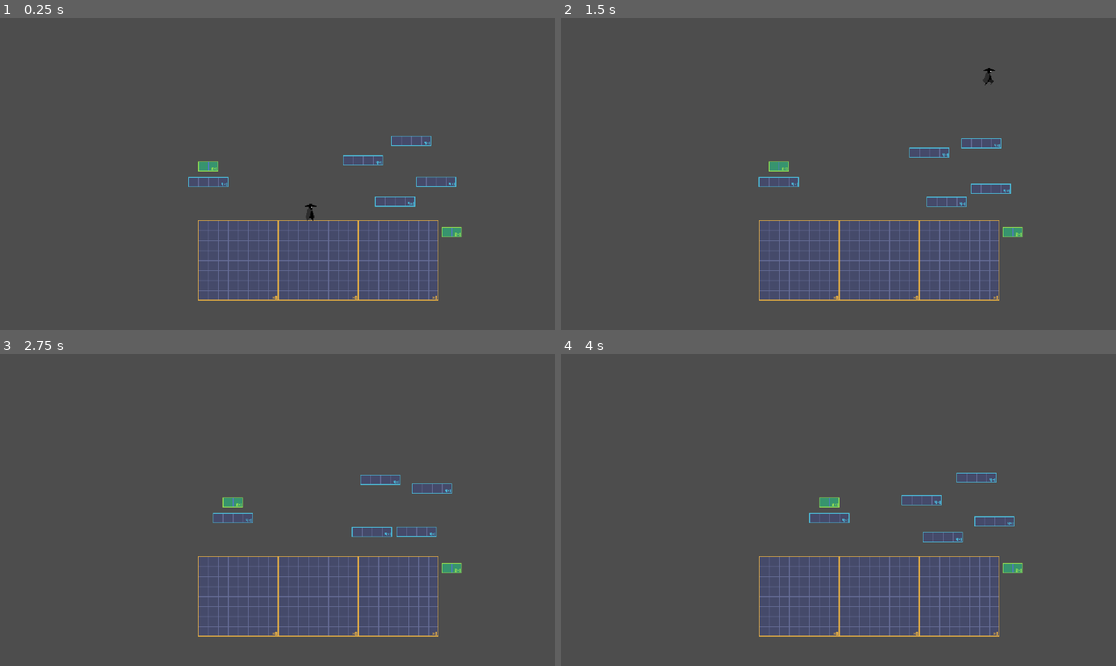
Above: before the commit, frames 1-4 (two rows, left to right).
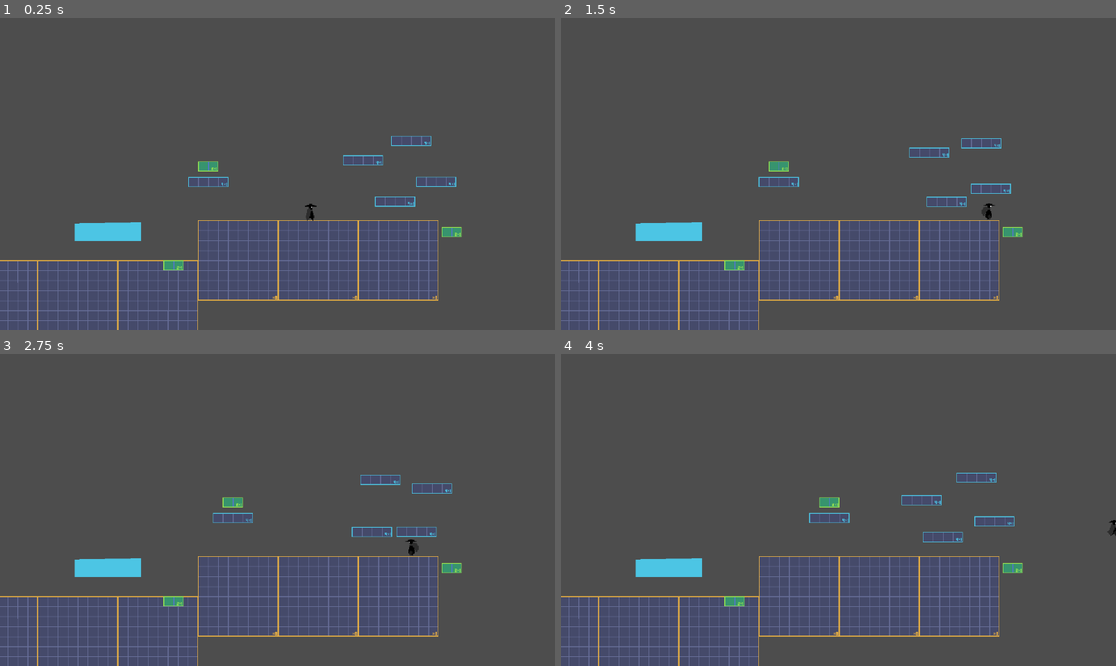
Above: after the commit, the same moments.

Repository: francosorbello/the-last-dance
Game: Godot game, scene res://tests/test.tscn
Two runs of this game, one before a commit and one after it. Both use one fixed random seed, a clock stepped at 60 frames per second and the inputs below. The project has no main scene, so this scene is started directly.
Inputs:
- Up to frame 1 (0.25 s): no input
- Up to frame 2 (1.5 s): hold C (freeze) 0.53-1.28 s; hold Right (move_right) from 0.53 s (still down); tap Space (jump) at 0.77, 0.8, 1.07, 1.35 s
- Up to frame 3 (2.75 s): tap Space (jump) at 1.52, 1.82, 2.3 s; tap C (freeze) at 1.55 s; release Right (move_right) at 2.03 s; hold Left (move_left) from 2.03 s (still down); hold C (freeze) from 2.03 s (still down)
- Up to frame 4 (4 s): release Left (move_left) at 2.78 s; release C (freeze) at 2.78 s; hold Right (move_right) from 2.78 s (still down); tap C (freeze) at 2.85 s; tap Space (jump) at 3.02, 3.32 s; hold Space (jump) from 3.53 s (still down)

The runs differ from the first frame. In frame 1, 8.7% of the frame differs, in the area x 0-36%, y 65-100%; in frame 2, 8.9%, in the area x 0-79%, y 16-100%; in frame 3, 8.8%; in frame 4, 8.8%.

Commit message:
changed moving belt to area 2d. moving belt is freezable now

Diff:
--- a/freezables/moving_belt/moving_belt.gd
+++ b/freezables/moving_belt/moving_belt.gd
@@ -3,32 +3,102 @@
 
 @export_tool_button("Create", "Callable") var create_belt_action = create_belt
 @export var width : float = 30
+@export var move_speed : float = 30
+
+var attached_entity : Node2D
+var prev_attached_entity : Node2D
+var prev_attached_parent : Node
+
+var moving_entity : bool = false
+
+
+func _ready():
+	create_belt()
 
 func create_belt():
+	if curve.get_baked_points().is_empty():
+		clear_belt()
+		return
 
-    if curve.get_baked_points().is_empty():
-        clear_belt()
-        return
+	var start_point = curve.get_baked_points()[0]
+	var end_point = curve.get_baked_points()[curve.get_baked_points().size()-1]
 
-    var start_point = curve.get_baked_points()[0]
-    var end_point = curve.get_baked_points()[curve.get_baked_points().size()-1]
-    print(curve.get_baked_points())
+	var p1 = Vector2(start_point.x,start_point.y + width/2)
+	var p2 = Vector2(end_point.x  , start_point.y + width/2)
+	var p3 = Vector2(end_point.x  , end_point.y - width/2)
+	var p4 = Vector2(start_point.x, start_point.y - width/2)
 
-    var p1 = Vector2(start_point.x,start_point.y + width/2)
-    var p2 = Vector2(end_point.x  , start_point.y + width/2)
-    var p3 = Vector2(end_point.x  , end_point.y - width/2)
-    var p4 = Vector2(start_point.x, start_point.y - width/2)
+	var polygon : PackedVector2Array = []
 
-    var polygon : PackedVector2Array = []
+	polygon.append(p1)
+	polygon.append(p2)
+	polygon.append(p3)
+	polygon.append(p4)
 
-    polygon.append(p1)
-    polygon.append(p2)
-    polygon.append(p3)
-    polygon.append(p4)
+	$Area2D/Polygon2D.polygon = polygon
+	$Area2D/CollisionPolygon2D.polygon = polygon
 
-    $StaticBody2D/Polygon2D.polygon = polygon
-    $StaticBody2D/CollisionPolygon2D.polygon = polygon
+func _physics_process(delta):
+	if moving_entity:
+		$AnchorPoint.progress += move_speed * delta
+		if is_equal_approx($AnchorPoint.progress_ratio,1.0):
+			$DisabledTimer.start()
+			detach()
+
 
 func clear_belt():
-    $StaticBody2D/Polygon2D.polygon = []
-    $StaticBody2D/CollisionPolygon2D.polygon = []
+	$Area2D/Polygon2D.polygon = []
+	$Area2D/CollisionPolygon2D.polygon = []
+
+func attach(entity : Node2D):
+	if moving_entity or entity.get_parent() == $AnchorPoint:
+		return
+
+	attached_entity = entity
+	prev_attached_parent = entity.get_parent()
+
+	entity.get_parent().remove_child(entity)
+
+	var distance = abs(entity.global_position.x - $AnchorPoint.global_position.x)
+	$AnchorPoint.progress += distance
+
+	$AnchorPoint.add_child(entity)
+	entity.position = Vector2.ZERO
+
+	moving_entity = true
+
+func detach():
+	$DisabledTimer.start()
+	if attached_entity:
+		$AnchorPoint.remove_child(attached_entity)
+
+		prev_attached_parent.add_child(attached_entity)
+		attached_entity.global_position = $AnchorPoint.global_position
+		attached_entity.detach_from_belt()
+
+		moving_entity = false
+
+	$AnchorPoint.progress_ratio = 0
+
+	prev_attached_entity = attached_entity
+	attached_entity = null
+	prev_attached_parent = null
+
+func _on_area_2d_body_entered(body:Node2D) -> void:
+	if $DisabledTimer.time_left > 0:
+		return
+
+	if $FreezableComponent.frozen:
+		return
+	# if prev_attached_entity and body == prev_attached_entity:
+	#     return
+
+	if body.has_method("can_be_attached") and body.can_be_attached():
+		body.attach_to_belt()
+		attach.call_deferred(body)
+	# 	attach(body)
+
+
+func _on_freezable_component_on_freeze_toggle(is_frozen: bool) -> void:
+	if is_frozen and attached_entity != null:
+		detach()
--- a/freezables/moving_belt/moving_belt.tscn
+++ b/freezables/moving_belt/moving_belt.tscn
@@ -1,18 +1,31 @@
-[gd_scene load_steps=4 format=3 uid="uid://dwhodtrhy5nid"]
+[gd_scene load_steps=5 format=3 uid="uid://dwhodtrhy5nid"]
 
 [ext_resource type="Script" uid="uid://c5oytandxvq6m" path="res://freezables/moving_belt/moving_belt.gd" id="1_yw4hm"]
 [ext_resource type="Texture2D" uid="uid://dgvp4j3v7donw" path="res://assets/platform.png" id="2_jmptf"]
+[ext_resource type="PackedScene" uid="uid://du2n7hnfpoyuw" path="res://freezables/freezable_component.tscn" id="3_q3xvv"]
 
-[sub_resource type="Curve2D" id="Curve2D_yjxk2"]
+[sub_resource type="Curve2D" id="Curve2D_jmptf"]
 bake_interval = 50.0
 
 [node name="MovingBelt" type="Path2D"]
-curve = SubResource("Curve2D_yjxk2")
+curve = SubResource("Curve2D_jmptf")
 script = ExtResource("1_yw4hm")
 
-[node name="StaticBody2D" type="StaticBody2D" parent="."]
+[node name="Area2D" type="Area2D" parent="."]
 
-[node name="Polygon2D" type="Polygon2D" parent="StaticBody2D"]
+[node name="Polygon2D" type="Polygon2D" parent="Area2D"]
 texture = ExtResource("2_jmptf")
 
-[node name="CollisionPolygon2D" type="CollisionPolygon2D" parent="StaticBody2D"]
+[node name="CollisionPolygon2D" type="CollisionPolygon2D" parent="Area2D"]
+
+[node name="AnchorPoint" type="PathFollow2D" parent="."]
+rotates = false
+loop = false
+
+[node name="DisabledTimer" type="Timer" parent="."]
+one_shot = true
+
+[node name="FreezableComponent" parent="." instance=ExtResource("3_q3xvv")]
+
+[connection signal="body_entered" from="Area2D" to="." method="_on_area_2d_body_entered"]
+[connection signal="on_freeze_toggle" from="FreezableComponent" to="." method="_on_freezable_component_on_freeze_toggle"]
--- a/player/player.gd
+++ b/player/player.gd
@@ -33,6 +33,15 @@
 func do_jump():
 	$StateMachine.transition_to("JumpingState")
 
+func can_be_attached() -> bool:
+	return true
+
+func attach_to_belt():
+	$StateMachine.transition_to("BeltingState")
+
+func detach_from_belt():
+	$StateMachine.transition_to("FallingState")
+
 #region Animations
 func play_idle_anim():
 	$AnimationPlayer.play("idle")
--- a/player/player.tscn
+++ b/player/player.tscn
@@ -9,6 +9,7 @@
 [ext_resource type="Script" uid="uid://ps4ws8p4buyr" path="res://player/states/falling_state.gd" id="7_boad6"]
 [ext_resource type="Script" uid="uid://bvwt4t55rvrwk" path="res://player/states/jumping_state.gd" id="8_rgyib"]
 [ext_resource type="Script" uid="uid://dd87ct57h2bn0" path="res://player/states/moving_state.gd" id="9_hg6s5"]
+[ext_resource type="Script" uid="uid://bnq0hnhjidrxa" path="res://player/states/belting_state.gd" id="10_8t03j"]
 
 [sub_resource type="CapsuleShape2D" id="CapsuleShape2D_oul6g"]
 
@@ -141,6 +142,9 @@
 [node name="MovingState" type="Node" parent="StateMachine"]
 script = ExtResource("9_hg6s5")
 
+[node name="BeltingState" type="Node" parent="StateMachine"]
+script = ExtResource("10_8t03j")
+
 [node name="AnimationPlayer" type="AnimationPlayer" parent="."]
 libraries = {
 &"": SubResource("AnimationLibrary_yllr7")
--- /dev/null
+++ b/player/states/belting_state.gd
@@ -0,0 +1,4 @@
+extends PlayerState
+
+func enter():
+    player.velocity = Vector2.ZERO
--- a/tests/test.tscn
+++ b/tests/test.tscn
@@ -1,9 +1,10 @@
-[gd_scene load_steps=7 format=3 uid="uid://ysd528wfqwyg"]
+[gd_scene load_steps=9 format=4 uid="uid://ysd528wfqwyg"]
 
 [ext_resource type="TileSet" uid="uid://cyke4okorrvbe" path="res://tileset/TileSet_16px.tres" id="1_yggfj"]
 [ext_resource type="PackedScene" uid="uid://buc2hq5m81801" path="res://player/player.tscn" id="2_eig8f"]
 [ext_resource type="PackedScene" uid="uid://bpmicnn75rcmd" path="res://freezables/platform/platform.tscn" id="3_7517i"]
 [ext_resource type="PackedScene" uid="uid://bl72hddincbwa" path="res://freezables/jump_pad/jump_pad.tscn" id="4_ry45r"]
+[ext_resource type="PackedScene" uid="uid://dwhodtrhy5nid" path="res://freezables/moving_belt/moving_belt.tscn" id="5_dsb46"]
 
 [sub_resource type="Curve2D" id="Curve2D_eig8f"]
 _data = {
@@ -17,15 +18,21 @@
 }
 point_count = 5
 
+[sub_resource type="Curve2D" id="Curve2D_dsb46"]
+bake_interval = 50.0
+_data = {
+"points": PackedVector2Array(0, 0, 0, 0, 233, -9, 0, 0, 0, 0, 127, -7)
+}
+point_count = 2
+
 [node name="test" type="Node2D"]
 
 [node name="TileMapLayer" type="TileMapLayer" parent="."]
-tile_map_data = PackedByteArray(0, 0, 7, 0, 11, 0, 5, 0, 11, 0, 11, 0, 0, 0, 15, 0, 11, 0, 5, 0, 11, 0, 11, 0, 0, 0, 23, 0, 11, 0, 5, 0, 11, 0, 11, 0, 0, 0)
+tile_map_data = PackedByteArray("AAAHAAsABQALAAsAAAAPAAsABQALAAsAAAAXAAsABQALAAsAAAD//w8ABQALAAsAAAD3/w8ABQALAAsAAADv/w8ABQALAAsAAAA=")
 tile_set = ExtResource("1_yggfj")
 
 [node name="Player" parent="." instance=ExtResource("2_eig8f")]
 position = Vector2(179, 26)
-debug_jump_enabled = true
 
 [node name="Camera2D" type="Camera2D" parent="."]
 position = Vector2(127, -10)
@@ -67,3 +74,11 @@
 progress = 252.375
 loop = true
 initial_progress_ratio = 0.71
+
+[node name="MovingBelt" parent="." instance=ExtResource("5_dsb46")]
+position = Vector2(-324, 91)
+curve = SubResource("Curve2D_dsb46")
+move_speed = 50.0
+
+[node name="JumpPad3" parent="." instance=ExtResource("4_ry45r")]
+position = Vector2(-39, 136)
Not shown: 1 places in player/player.tscn that only renumber resources
Not shown, added: player/states/belting_state.gd.uid
